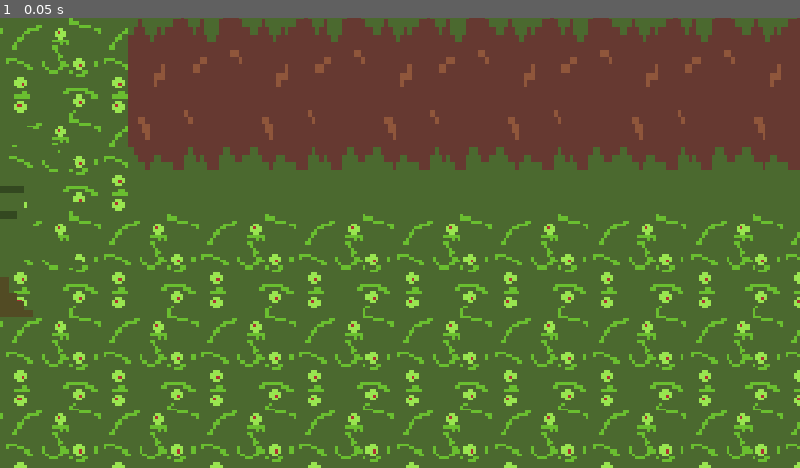
Above: before the commit, frame 1.
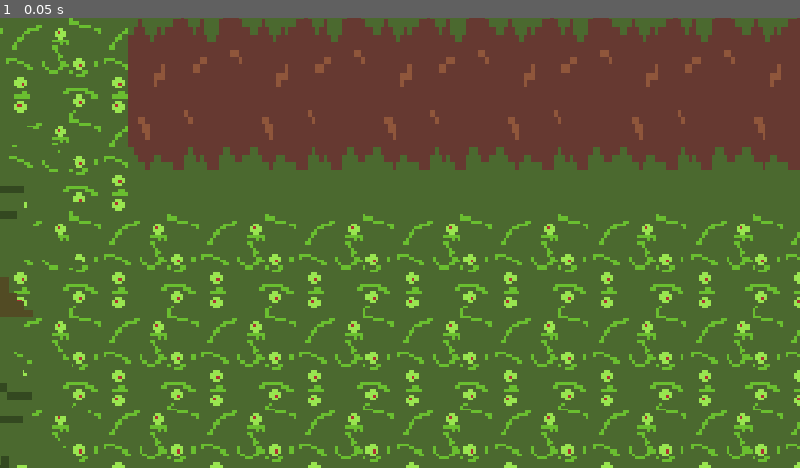
Above: after the commit, the same moment.

Repository: ygrecky/GameJam1
Game: Godot game, scene res://scenes/Levels/Place village.tscn
The game is run twice, just before and just after one commit, with the same random seed, the same clock (stepped at 60 frames per second) and the same inputs. This scene is started directly instead of the project's main scene.
Inputs:
- Up to frame 1 (0.05 s): no input

The runs differ from the first frame. In frame 1, 0.4% of the frame differs, in the area x 0-11%, y 67-100%.
Error in both runs: Invalid access to property or key 'position' on a base object of type 'Nil'. (res://scripts/bousole.gd:13)

Commit message:
modif de pnj facile

Diff:
--- a/scenes/Levels/Place village.tscn
+++ b/scenes/Levels/Place village.tscn
@@ -15,6 +15,7 @@
 [ext_resource type="PackedScene" uid="uid://dxoqlvh3iwc81" path="res://scenes/Decoration/puit.tscn" id="13_rhp8x"]
 [ext_resource type="PackedScene" uid="uid://rfwu7hewpvwa" path="res://scenes/Decoration/fontaine.tscn" id="14_2d8mv"]
 [ext_resource type="PackedScene" uid="uid://bf7i54xbyggli" path="res://scenes/Decoration/bordure_foret_verticale.tscn" id="15_rhp8x"]
+[ext_resource type="Script" uid="uid://uhnbr4rrjc57" path="res://scripts/pnj_départ.gd" id="16_2d8mv"]
 
 [sub_resource type="PackedScene" id="PackedScene_0dq5c"]
 _bundled = {
@@ -76,7 +77,7 @@
 position = Vector2(-1357, 334.00012)
 
 [node name="Gros sol2" parent="." unique_id=1137020346 instance=ExtResource("3_o2a7o")]
-position = Vector2(-12, 3325)
+position = Vector2(-7, 3325)
 
 [node name="Gros sol3" parent="." unique_id=575887699 instance=ExtResource("3_o2a7o")]
 position = Vector2(3934, 3318)
@@ -144,3 +145,25 @@
 [node name="Bordure foret verticale" parent="." unique_id=477169209 instance=ExtResource("15_rhp8x")]
 position = Vector2(-74, -831.99994)
 scale = Vector2(1.895, 1.895)
+
+[node name="Bordure foret verticale2" parent="." unique_id=361195184 instance=ExtResource("15_rhp8x")]
+position = Vector2(-58, -1801)
+scale = Vector2(1.895, 1.895)
+
+[node name="Bordure foret verticale3" parent="." unique_id=1551033340 instance=ExtResource("15_rhp8x")]
+position = Vector2(-127, 904)
+scale = Vector2(1.895, 1.895)
+
+[node name="Bordure foret verticale4" parent="." unique_id=857446747 instance=ExtResource("15_rhp8x")]
+position = Vector2(-125, 1891)
+scale = Vector2(1.895, 1.895)
+
+[node name="Bordure foret verticale5" parent="." unique_id=160729286 instance=ExtResource("15_rhp8x")]
+position = Vector2(-125, 2879)
+scale = Vector2(1.895, 1.895)
+
+[node name="pnj2" parent="." unique_id=1666833252 instance=ExtResource("4_t8uv5")]
+position = Vector2(1256, -245)
+scale = Vector2(0.02, 0.02)
+script = ExtResource("16_2d8mv")
+image_link = "res://assets/Personnages/souris.jpg"
--- a/scenes/pnj.tscn
+++ b/scenes/pnj.tscn
@@ -13,6 +13,7 @@
 scale = Vector2(1.66, 1.66)
 script = ExtResource("1_xg58l")
 text_box = ExtResource("2_3is8m")
+dialogue = Array[String](["QUOIIII", "Feur.", "Byyyyye"])
 image_link = "res://assets/Personnages/souris_pixel.png"
 sprite = NodePath("Sprite2D")
 
--- a/scripts/pnj.gd
+++ b/scripts/pnj.gd
@@ -5,10 +5,11 @@
 
 
 var pnj_name = "Grand Maistre"
-var dialogue = [["Bonjour "],["Comment vas tu?"],["Super!","QuOIIIIIIIIIIII","Super!","Mal :( "],["CIAO"]]
 var direction_x = -1
 var direction_y = 0
 var speed = 200
+
+@export var dialogue : Array[String]
 
 func ending_func() : pass
 @export var image_link : String
